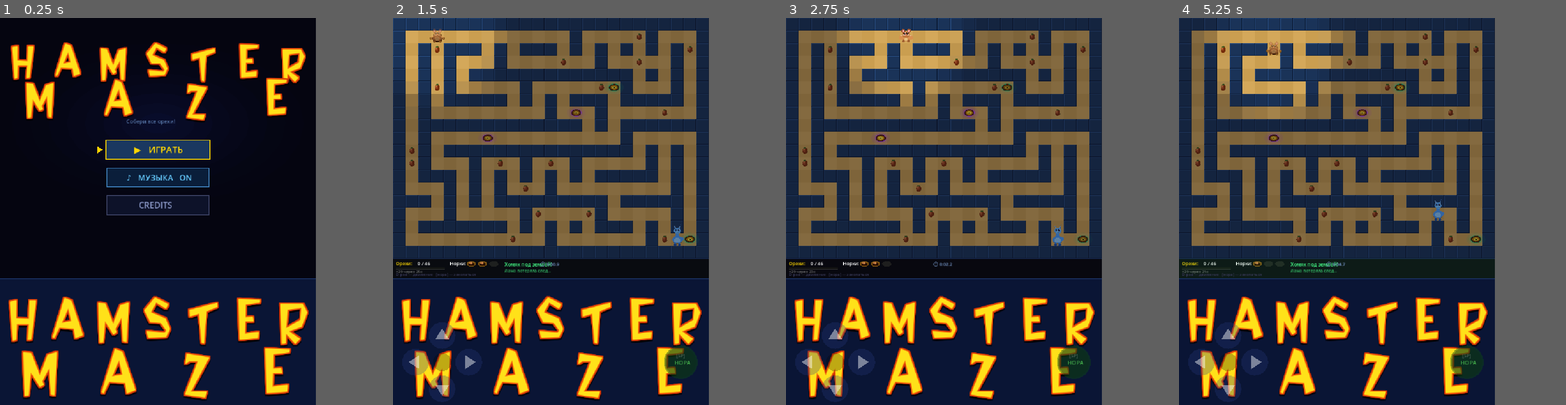
Above: before the commit, frames 1-4 (left to right).
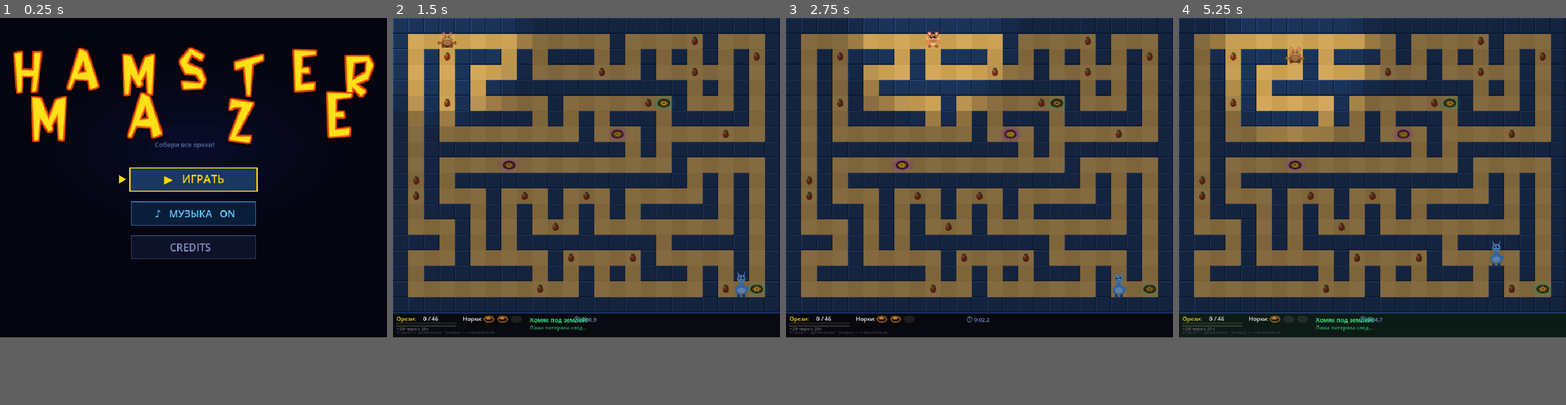
Above: after the commit, the same moments.

Repository: AndriiDiabolus/Diabolus-repository-Godot4-hamster-maze
Game: Godot game, scene res://scenes/Main.tscn
Two runs of this game, one before a commit and one after it. Both use one fixed random seed, a clock stepped at 60 frames per second and the inputs below.
Inputs (mouse positions are in pixels of both pictures, inside the frame that each line leads up to):
- Up to frame 1 (0.25 s): no input
- Up to frame 2 (1.5 s): tap Enter at 0.5, 0.6 s; move the mouse to (621, 192) at 0.52 s; hold D 0.53-1.25 s; click (621, 192) at 0.67 s; tap Space at 0.77 s; drag from (485, 230) to (536, 288) at 1.27 s
- Up to frame 3 (2.75 s): tap Space at 2 s; move the mouse to (975, 126) at 2.02 s; hold D from 2.03 s (still down); tap Enter at 2.1 s
- Up to frame 4 (5.25 s): release D at 2.75 s; drag from (1322, 288) to (1240, 153) at 2.77 s; tap Enter at 3.5, 3.6, 5.1 s; move the mouse to (1430, 269) at 3.52 s; hold A 3.53-4.25 s; tap Space at 3.77 s; drag from (1240, 153) to (1291, 114) at 4.27 s; move the mouse to (1353, 211) at 5.02 s; hold S from 5.03 s (still down); click (1353, 211) at 5.17 s
In our replay, the window is 653x800 before the commit and 800x660 after it. These sizes can differ from the game's own. Grey fills any space a smaller window leaves; there, only what the larger window draws over its background counts as a difference.

The runs differ from the first frame. In frame 1, 32% of the frame differs, in the area x 0-97%, y 6-99%; in frame 2, 51%; in frame 3, 51%; in frame 4, 51%, in the area x 0-100%, y 0-99%.

Commit message:
feat: mobile controls moved to HTML below canvas
- D-pad + НОРА button as HTML elements below game canvas on mobile
- HAMSTER MAZE title shown in HTML controls area
- Canvas resized to window.innerHeight - 185px on touch devices
- Replaced Input.is_key_pressed() with _held_keys dict (JS events compatible)
- Removed _draw_mobile_controls() from Godot canvas
- CTRL_H = 0, viewport_height = 742

Co-Authored-By: Claude Sonnet 4.6 <noreply@anthropic.com>

Diff:
--- a/project.godot
+++ b/project.godot
@@ -27,6 +27,6 @@
 [display]
 
 window/size/viewport_width=900
-window/size/viewport_height=1102
+window/size/viewport_height=742
 window/stretch/mode="canvas_items"
 window/stretch/aspect="expand"
--- a/scripts/constants.gd
+++ b/scripts/constants.gd
@@ -5,7 +5,7 @@
 const ROWS: int = 19
 const CELL: int = 36
 const HUD: int   = 58
-const CTRL_H: int = 360  # mobile controls zone below HUD
+const CTRL_H: int = 0    # controls moved to HTML (mobile)
 
 const W: int = COLS * CELL  # 900
 const H: int = ROWS * CELL  # 684
--- a/scripts/main.gd
+++ b/scripts/main.gd
@@ -16,6 +16,7 @@
 # ── Mobile touch controls ─────────────────────────────────────────────
 var _show_touch: bool = false
 var _touch_dirs: Dictionary = {}   # finger_id -> "up"/"down"/"left"/"right"
+var _held_keys: Dictionary = {}    # keycode -> bool, web-compatible held key state
 const MB_DPAD_CX:  float = 140.0
 const MB_DPAD_CY:  float = 980.0   # bottom of CTRL zone, title takes top portion
 const MB_BTN_STEP: float = 76.0
@@ -373,6 +374,11 @@
 		_handle_menu_click(event.position)
 		return
 
+	# Track held key state for web-compatible movement (Input.is_key_pressed won't see JS events)
+	if event is InputEventKey and not event.echo:
+		var _hk: int = event.physical_keycode if event.physical_keycode != KEY_NONE else event.keycode
+		_held_keys[_hk] = event.pressed
+
 	if not event is InputEventKey or not event.pressed or event.echo:
 		return
 
@@ -569,13 +575,13 @@
 			_move_timer = 0.0
 			var dx: int = 0
 			var dy: int = 0
-			if Input.is_key_pressed(KEY_W) or Input.is_key_pressed(KEY_UP):
+			if _held_keys.get(KEY_W, false) or _held_keys.get(KEY_UP, false):
 				dy = -1
-			elif Input.is_key_pressed(KEY_S) or Input.is_key_pressed(KEY_DOWN):
+			elif _held_keys.get(KEY_S, false) or _held_keys.get(KEY_DOWN, false):
 				dy =  1
-			elif Input.is_key_pressed(KEY_A) or Input.is_key_pressed(KEY_LEFT):
+			elif _held_keys.get(KEY_A, false) or _held_keys.get(KEY_LEFT, false):
 				dx = -1
-			elif Input.is_key_pressed(KEY_D) or Input.is_key_pressed(KEY_RIGHT):
+			elif _held_keys.get(KEY_D, false) or _held_keys.get(KEY_RIGHT, false):
 				dx =  1
 			elif not _touch_dirs.is_empty():
 				for td in _touch_dirs.values():
@@ -697,20 +703,14 @@
 func _draw() -> void:
 	if _state == "menu":
 		_draw_menu()
-		if _show_touch:
-			_draw_mobile_controls()
 		return
 
 	if _state == "credits":
 		_draw_credits()
-		if _show_touch:
-			_draw_mobile_controls()
 		return
 
 	if _state == "splash":
 		_draw_splash()
-		if _show_touch:
-			_draw_mobile_controls()
 		return
 
 	draw_rect(Rect2(0, 0, C.W, C.H + C.HUD + C.CTRL_H), Color("#0d0d1a"))
@@ -758,8 +758,6 @@
 	elif _state == "won" or _state == "won_name":
 		_draw_win_overlay()
 
-	if _show_touch:
-		_draw_mobile_controls()
 
 
 # ── Main menu ─────────────────────────────────────────────────────────
Not shown, changed: export_presets.cfg
